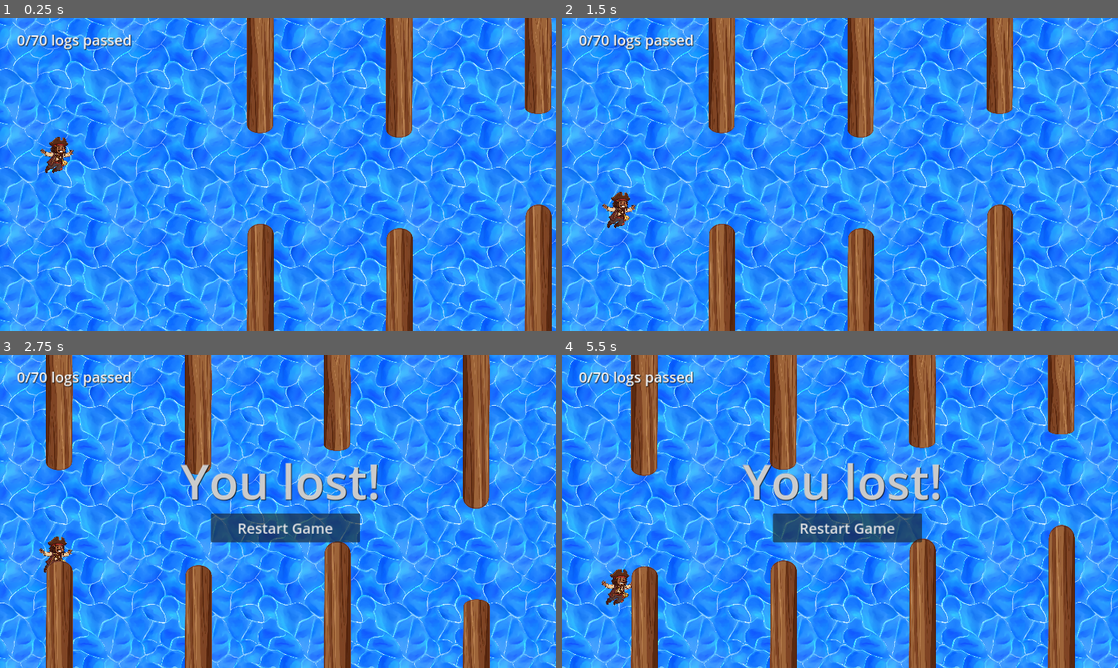
Above: before the commit, frames 1-4 (two rows, left to right).
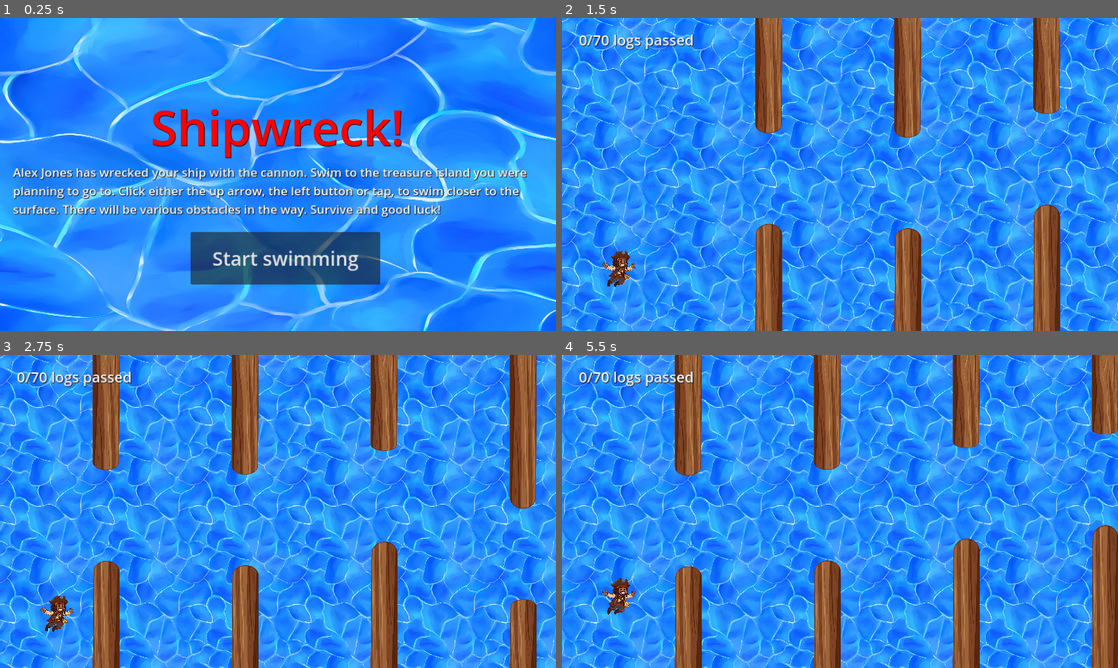
Above: after the commit, the same moments.

Repository: amodhakal/pcrpg
Game: Godot game, scene res://scenes/ToFirst.tscn
Two runs of this game, one before a commit and one after it. Both use one fixed random seed, a clock stepped at 60 frames per second and the inputs below. Before the commit the project starts from res://scenes/FirstGame.tscn.
Inputs (mouse positions are in pixels of both pictures, inside the frame that each line leads up to):
- Up to frame 1 (0.25 s): no input
- Up to frame 2 (1.5 s): click (845, 259) at 0.5 s, where only the run after the commit has a clickable "Start swimming"; move the mouse to (962, 158) at 1.27 s; click (962, 158) at 1.35 s
- Up to frame 3 (2.75 s): move the mouse to (166, 527) at 2.02 s; click (166, 527) at 2.1 s
- Up to frame 4 (5.5 s): click (845, 527) at 2.75 s, where only the run before the commit has a clickable "Restart Game"; click (845, 527) at 3.5 s, where only the run after the commit has a clickable "Restart Game"; move the mouse to (895, 442) at 4.27 s; click (895, 442) at 4.35 s; move the mouse to (812, 574) at 5.02 s; click (812, 574) at 5.1 s

The runs differ from the first frame. In frame 1, 61% of the frame differs, in the area x 0-100%, y 0-100%; in frame 2, 64%; in frame 3, 68%; in frame 4, 68%.

Commit message:
Changed first scene to ToFirst

Diff:
--- a/project.godot
+++ b/project.godot
@@ -11,7 +11,7 @@
 [application]
 
 config/name="pcrpg"
-run/main_scene="res://scenes/FirstGame.tscn"
+run/main_scene="res://scenes/ToFirst.tscn"
 config/features=PackedStringArray("4.3", "GL Compatibility")
 config/icon="res://icon.svg"
 
Not shown, added: images/bandanapiratesword.png.import
Not shown, added: images/darkpirategun.png.import
Not shown, added: images/darkpiratesword.png.import
Not shown, added: images/lightpirategun.png.import
Not shown, added: images/lightpirateguntwo.png.import
Not shown, added: images/lightpiratesword.png.import
